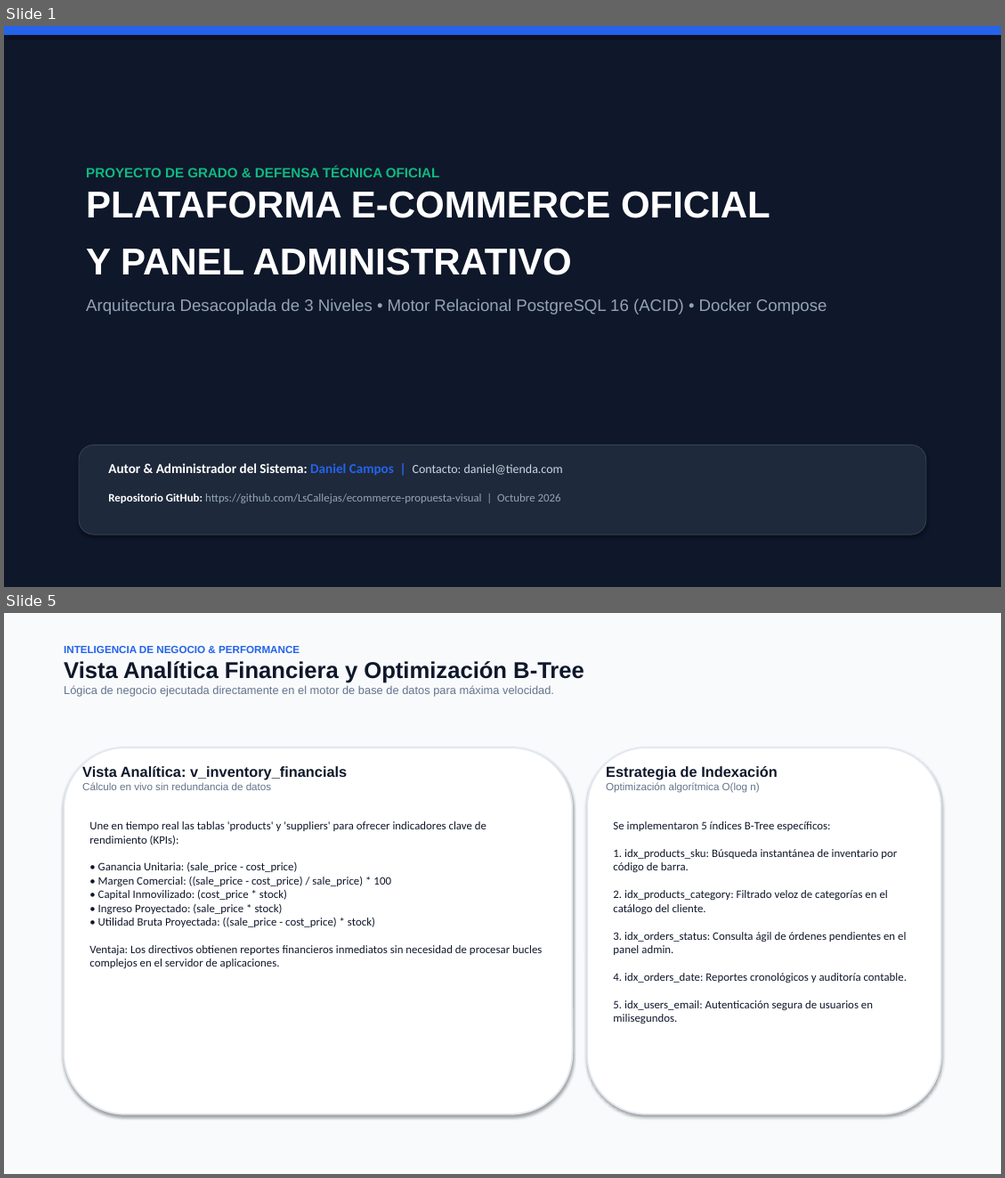
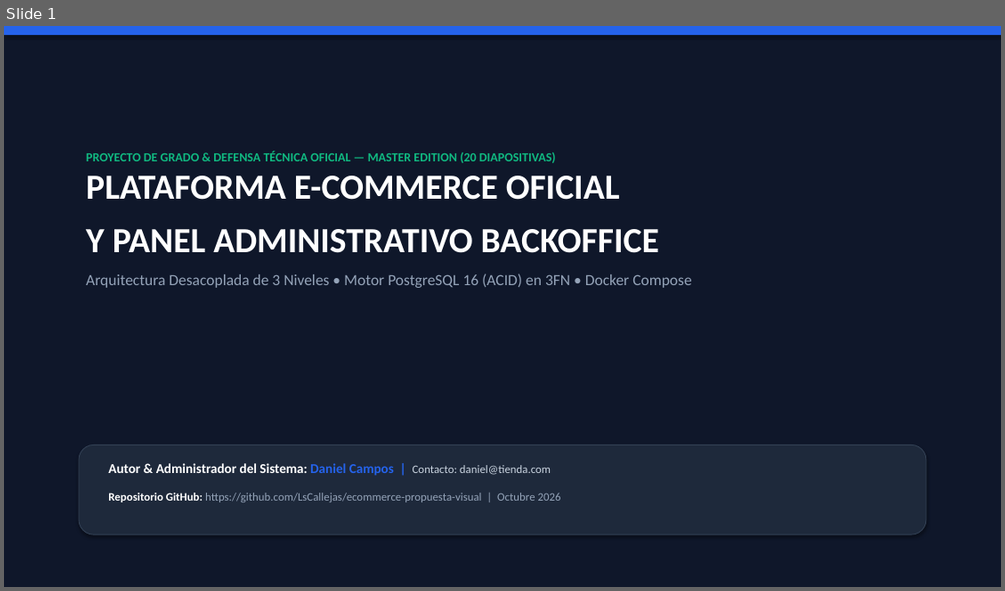
Before and after one commit to LsCallejas/ecommerce-propuesta-visual, a slide deck: docs/presentations/PRESENTACION_ECOMMERCE_Y_BASE_DE_DATOS_DANIEL_CAMPOS.pptx. Shown one above the other, each under a label of ours: slides 1 and 5 before the commit, slide 1 after it; the slides between them are not shown. The pictures are 1005x1178 and 1005x591 pixels, drawn with LibreOffice and Linux fonts; fonts in the diff are those of the drawing. Boxes give left, top, right and bottom in pixels: in the first picture for what was removed or moved away, otherwise in the second. Text is boxed around its words. In the diff, an @@ line names an element or a change of style, - is before the commit and + after.

Commit message:
feat(presentation): expand master deck to 20 comprehensive slides with in-depth architecture, code, DB, and sequence diagrams

```diff
--- a/docs/presentations/PRESENTACION_ECOMMERCE_Y_BASE_DE_DATOS_DANIEL_CAMPOS.pptx
+++ b/docs/presentations/PRESENTACION_ECOMMERCE_Y_BASE_DE_DATOS_DANIEL_CAMPOS.pptx
@@ slide 5 removed at [4,613,1001,1174], background #F8FAFC @@
@@ text removed at [64,646,584,697] @@
-INTELIGENCIA DE NEGOCIO & PERFORMANCE
-Vista Analítica Financiera y Optimización B-Tree
-Lógica de negocio ejecutada directamente en el motor de base de datos para máxima velocidad.
@@ rounded rectangle removed at [64,747,573,1114] @@
@@ text removed at [82,766,347,790] @@
-Vista Analítica: v_inventory_financials
-Cálculo en vivo sin redundancia de datos
@@ rounded rectangle removed at [587,747,941,1114] @@
@@ text removed at [606,766,777,793] @@
-Estrategia de Indexación
-Optimización algorítmica O(log n)
@@ text removed at [89,821,542,968] @@
-Une en tiempo real las tablas 'products' y 'suppliers' para ofrecer indicadores clave de rendimiento (KPIs):
-• Ganancia Unitaria: (sale_price - cost_price)
-• Margen Comercial: ((sale_price - cost_price) / sale_price) * 100
-• Capital Inmovilizado: (cost_price * stock)
-• Ingreso Proyectado: (sale_price * stock)
-• Utilidad Bruta Proyectada: ((sale_price - cost_price) * stock)
-Ventaja: Los directivos obtienen reportes financieros inmediatos sin necesidad de procesar bucles complejos en el servidor de aplicaciones.
@@ text removed at [613,821,906,1024] @@
-Se implementaron 5 índices B-Tree específicos:
-1. idx_products_sku: Búsqueda instantánea de inventario por código de barra.
-2. idx_products_category: Filtrado veloz de categorías en el catálogo del cliente.
-3. idx_orders_status: Consulta ágil de órdenes pendientes en el panel admin.
-4. idx_orders_date: Reportes cronológicos y auditoría contable.
-5. idx_users_email: Autenticación segura de usuarios en milisegundos.
@@ slide 1 changed as well @@
@@ text at [86,151,691,288]: text changed; size 16 to 15 pt; font Arial to Calibri @@
-PROYECTO DE GRADO & DEFENSA TÉCNICA OFICIAL
-PLATAFORMA E-COMMERCE OFICIAL
-Y PANEL ADMINISTRATIVO
-Arquitectura Desacoplada de 3 Niveles • Motor Relacional PostgreSQL 16 (ACID) • Docker Compose
+PROYECTO DE GRADO & DEFENSA TÉCNICA OFICIAL — MASTER EDITION (20 DIAPOSITIVAS)
+PLATAFORMA E-COMMERCE OFICIAL
+Y PANEL ADMINISTRATIVO BACKOFFICE
+Arquitectura Desacoplada de 3 Niveles • Motor PostgreSQL 16 (ACID) en 3FN • Docker Compose
@@ text at [108,463,550,475]: size 12 to 11 pt in "Contacto: daniel@tienda.com" @@
```
Also in this commit, not shown: 5 other slides changed, 14 slides added, 2 other slides removed, 2 other files.
